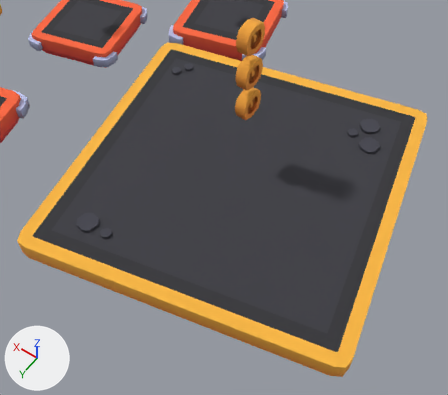
The Blender file Blender/level.blend, before and after one commit.
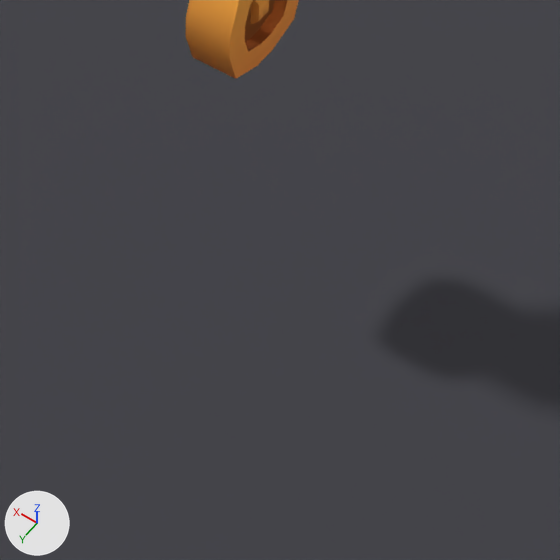
Each version is shown from a 50 mm lens placed at (-7.67, 8.05, 10.26), pointed at (-4.15, 3.12, 2.52), then close up on the part from 43% to 71% of the width and 26% to 57% of the height. The axes (+X, +Y, +Z) are drawn at lower left. The lights are the same throughout. The older version's two pictures come first.

Before the edit, the objects in view are built like this:
```python
me_coin_005 = bpy.data.meshes.new('coin.005')
me_coin_005.from_pydata(...)  # 392 vertices, 252 faces; spans x -0.083..0.083, y -0.207..0.207, z 0.0..0.417
me_coin_005.materials.append(mat_colormap_001)
me_platform_large = bpy.data.meshes.new('platform-large')
me_platform_large.from_pydata(...)  # 432 vertices, 254 faces; spans x -2.5..2.5, y -2.5..2.5, z 0.0..0.55
me_platform_large.materials.append(mat_colormap_009)
ob_coin_005 = bpy.data.objects.new('coin.005', me_coin_005)
ob_coin_005.location = (-4.125, 2.496, 3.847)
ob_platform_large = bpy.data.objects.new('platform-large', me_platform_large)
ob_platform_large.location = (-4.169, 2.757, 2.303)
ob_platform_large.rotation_euler = (0.0, 0.0, 0.219)  # degrees (0, 0, 13)
```
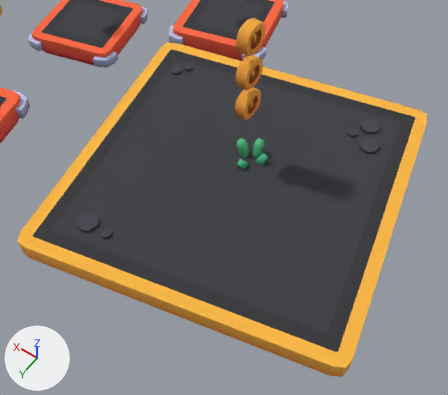
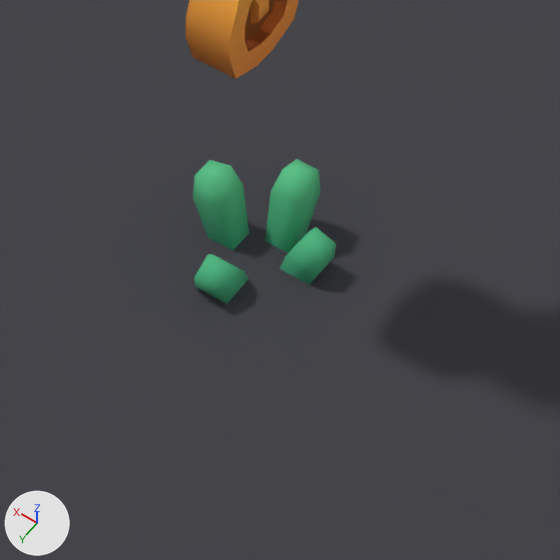
The edits, one by one:
Picture 'colormap.003' (img_colormap_003) is new.
Picture 'colormap.004' (img_colormap_004) is new.
Material 'colormap.002' (mat_colormap_002) is new.
Uses the picture img_colormap_003.
Uses the picture img_colormap_004.
Mesh me_grass_001 is new.
It has 144 vertices, 72 faces and spans x -0.255..0.255, y -0.268..0.268, z 0.0..0.309.
It uses material mat_colormap_002.
Object 'jumppad.001' (ob_jumppad_001) is new; it shows me_grass_001.
Its location is (-4.171, 2.443, 2.79).

Location of each change, [x1, y1, x2, y2] in pixels of the close-ups (560 x 560 px):
'jumppad.001', added (green): after [193, 159, 336, 304]
